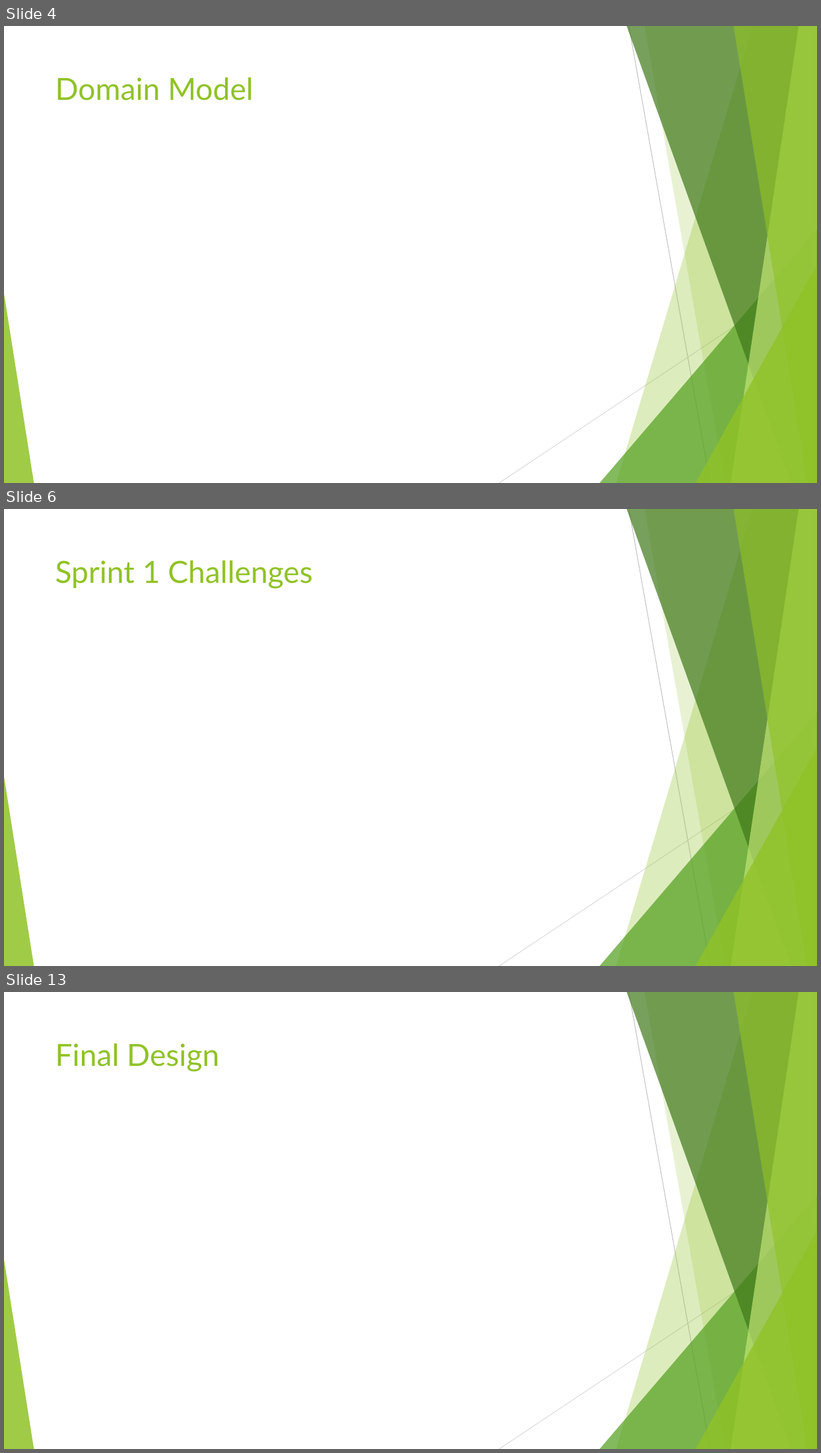
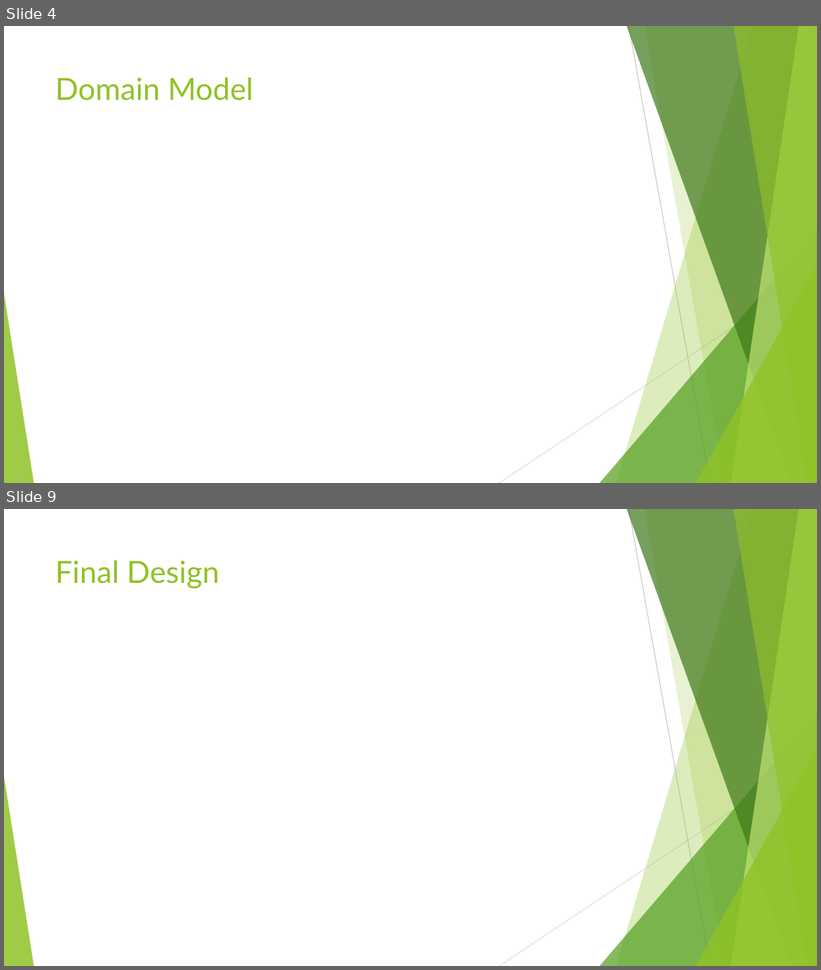
Before and after one commit to jamesonn/CS361_Final_Project, a slide deck: Chrono Timer v1.pptx. Shown one above the other, each under a label of ours: slides 4, 6 and 13 before the commit, slides 4 and 9 after it; the slides between them are not shown. The pictures are 821x1453 and 821x970 pixels, drawn with LibreOffice and Linux fonts; fonts in the diff are those of the drawing. Boxes give left, top, right and bottom in pixels: in the first picture for what was removed or moved away, otherwise in the second. Text is boxed around its words. In the diff, an @@ line names an element or a change of style, - is before the commit and + after.

```diff
--- a/Chrono Timer v1.pptx
+++ b/Chrono Timer v1.pptx
@@ slide 6 removed at [4, 509, 817, 966], background #FFFFFF; not listed: 10 template elements that a slide beside it also shows @@
@@ title removed at [55, 560, 312, 589] @@
-Sprint 1 Challenges
@@ what was slide 13 is now slide 9 @@
```
Also in this commit, not shown: 5 slides changed, 3 other slides removed.
